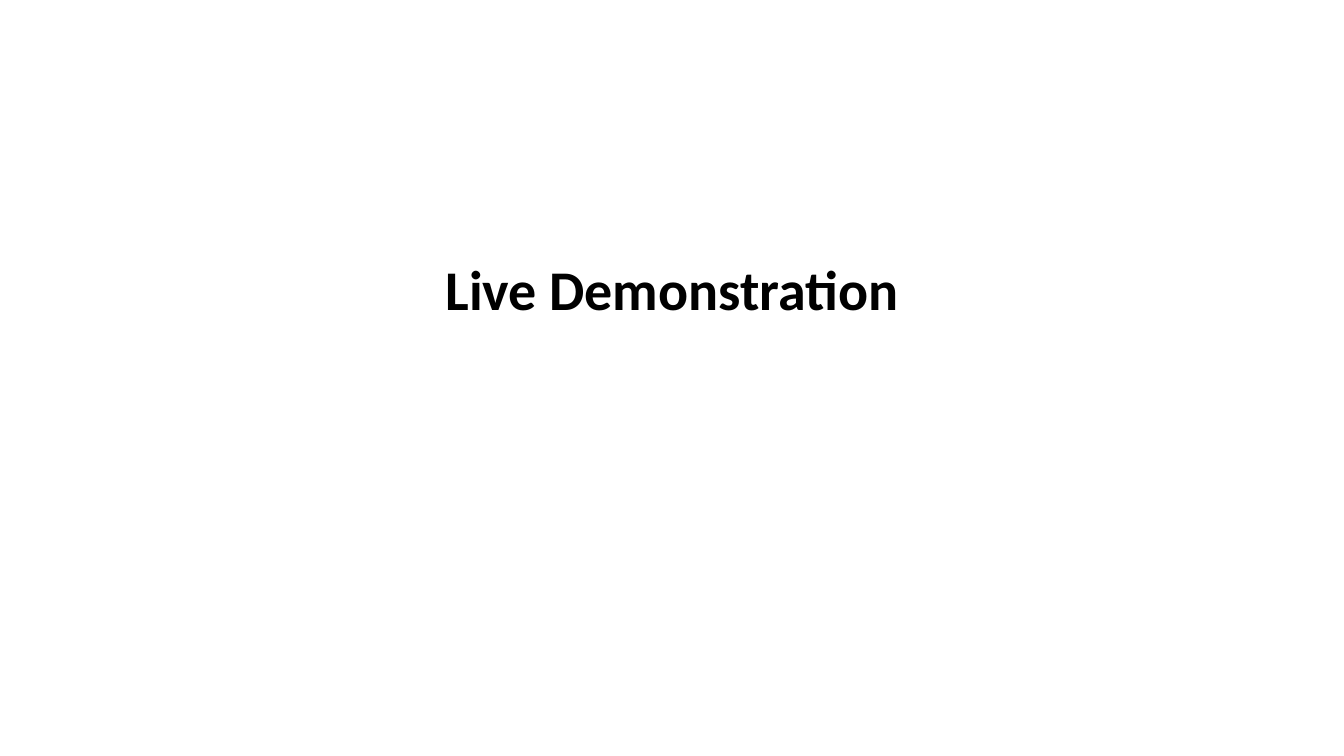
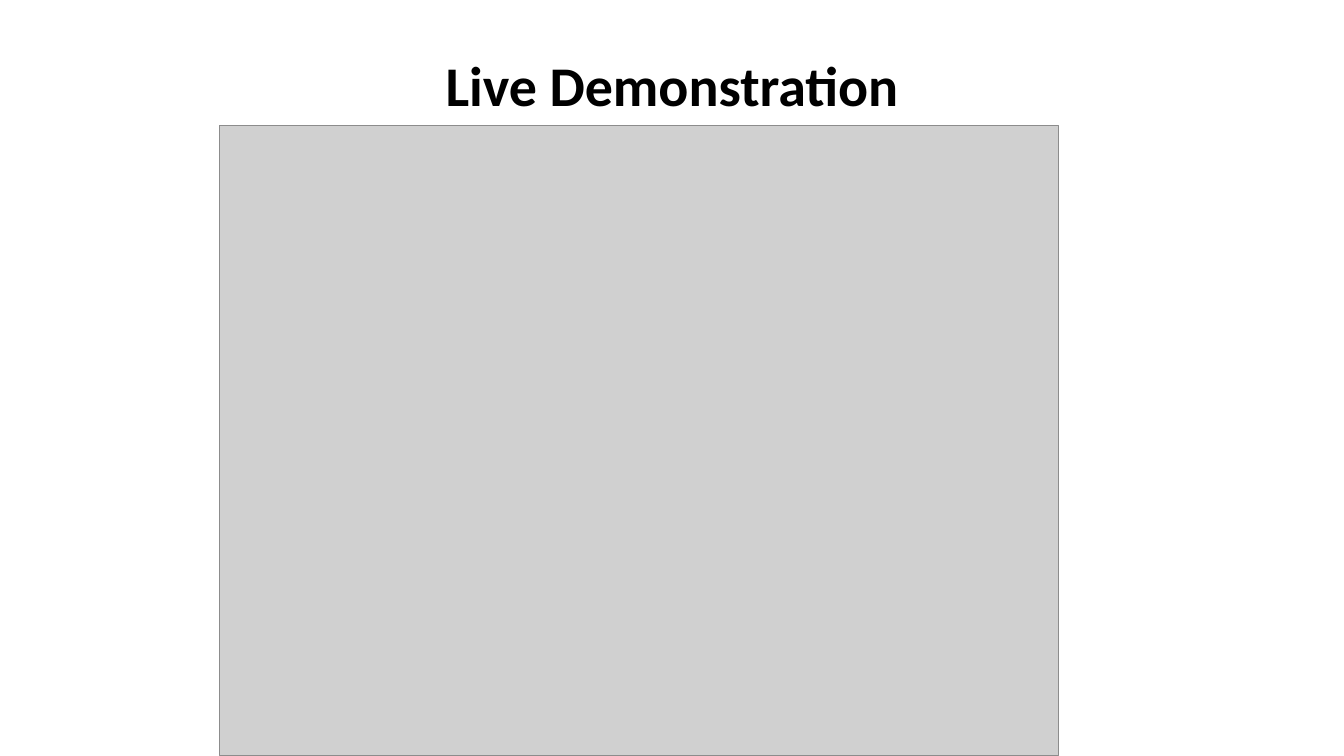
Before and after one commit to hk151109/Honours_mini_project, a slide deck: slide 32 of Honours_Project.pptx. Drawn at 1344x756 pixels with LibreOffice and Linux fonts; fonts in the diff are those of the drawing; grey boxes stand for pictures; background and template pictures are left out. Boxes give left, top, right and bottom in pixels: in the first picture for what was removed or moved away, otherwise in the second. Text is boxed around its words. In the diff, an @@ line names an element or a change of style, - is before the commit and + after.

Commit message:
update ppt with demo image

```diff
--- a/Honours_Project.pptx
+++ b/Honours_Project.pptx
@@ title "Live Demonstration" moved from (x1=446, y1=270, x2=899, y2=311) to (x1=446, y1=66, x2=899, y2=107) @@
@@ picture added at (x1=220, y1=126, x2=1060, y2=756) @@
```
